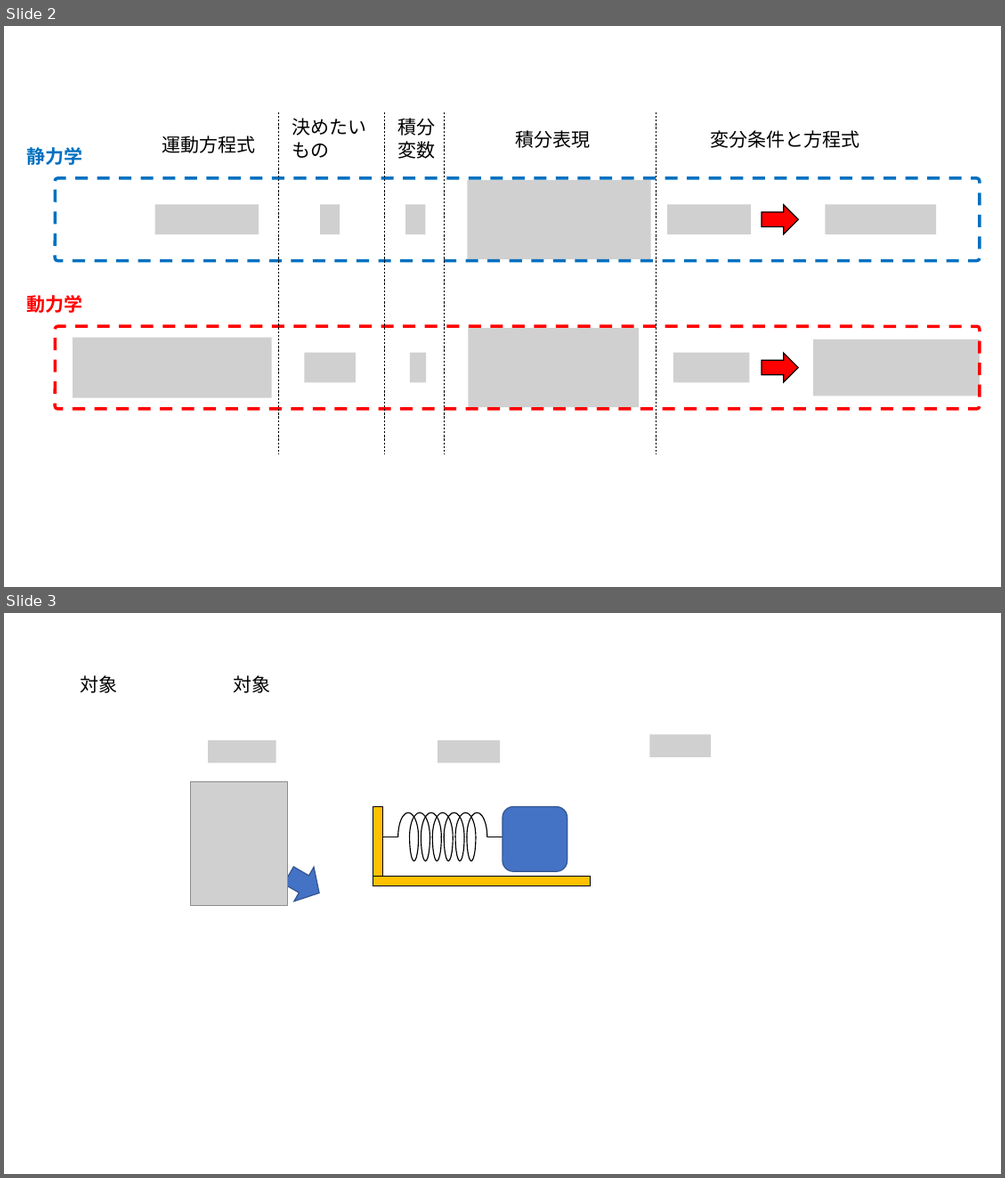
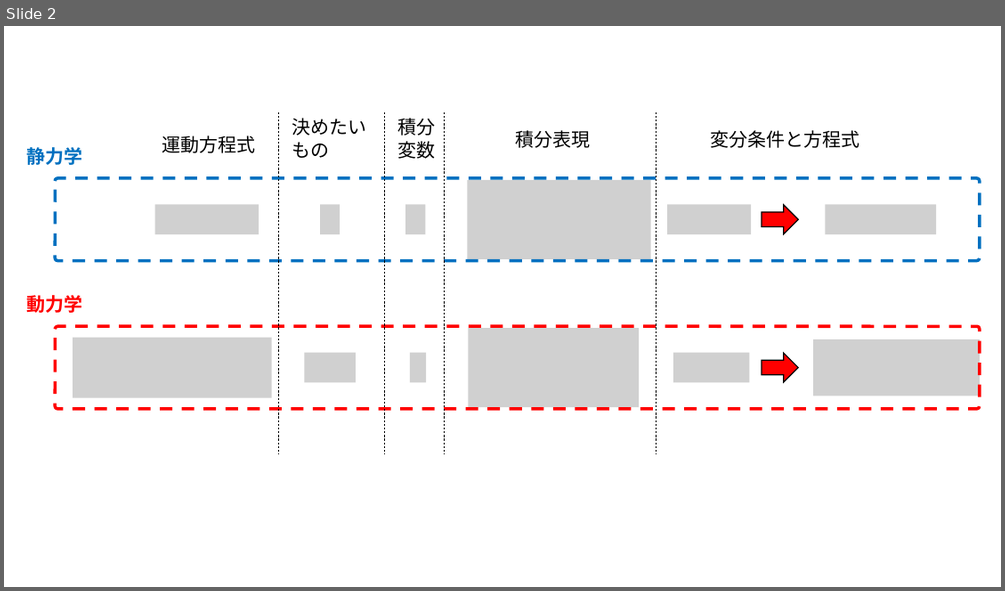
Before and after one commit to kaityo256/classical_mechanics, a slide deck: preface/fig/fig.pptx. Shown one above the other, each under a label of ours: slides 2 and 3 before the commit, slide 2 after it. The pictures are 1005x1178 and 1005x591 pixels, drawn with LibreOffice and Linux fonts; fonts in the diff are those of the drawing; grey boxes stand for pictures. Boxes give left, top, right and bottom in pixels: in the first picture for what was removed or moved away, otherwise in the second. Text is boxed around its words. In the diff, an @@ line names an element or a change of style, - is before the commit and + after.

```diff
--- a/preface/fig/fig.pptx
+++ b/preface/fig/fig.pptx
@@ slide 3 removed at (x1=4, y1=613, x2=1001, y2=1174), background #FFFFFF @@
@@ text removed at (x1=80, y1=675, x2=117, y2=693) @@
-対象
@@ text removed at (x1=233, y1=675, x2=270, y2=693) @@
-対象
@@ picture removed at (x1=208, y1=740, x2=276, y2=763) @@
@@ picture removed at (x1=437, y1=740, x2=500, y2=763) @@
@@ picture removed at (x1=650, y1=734, x2=712, y2=756) @@
@@ picture removed at (x1=190, y1=781, x2=287, y2=905) @@
@@ rectangle removed at (x1=372, y1=807, x2=382, y2=876) @@
@@ rounded rectangle removed at (x1=502, y1=807, x2=568, y2=872) @@
@@ group removed at (x1=383, y1=812, x2=502, y2=861): 13 arc (boxed as its full ellipse)s, 2 lines @@
@@ right arrow removed at (x1=279, y1=858, x2=330, y2=910) @@
@@ rectangle removed at (x1=372, y1=876, x2=590, y2=885) @@
```
Also in this commit, not shown: 1 slide added, 2 other files.
